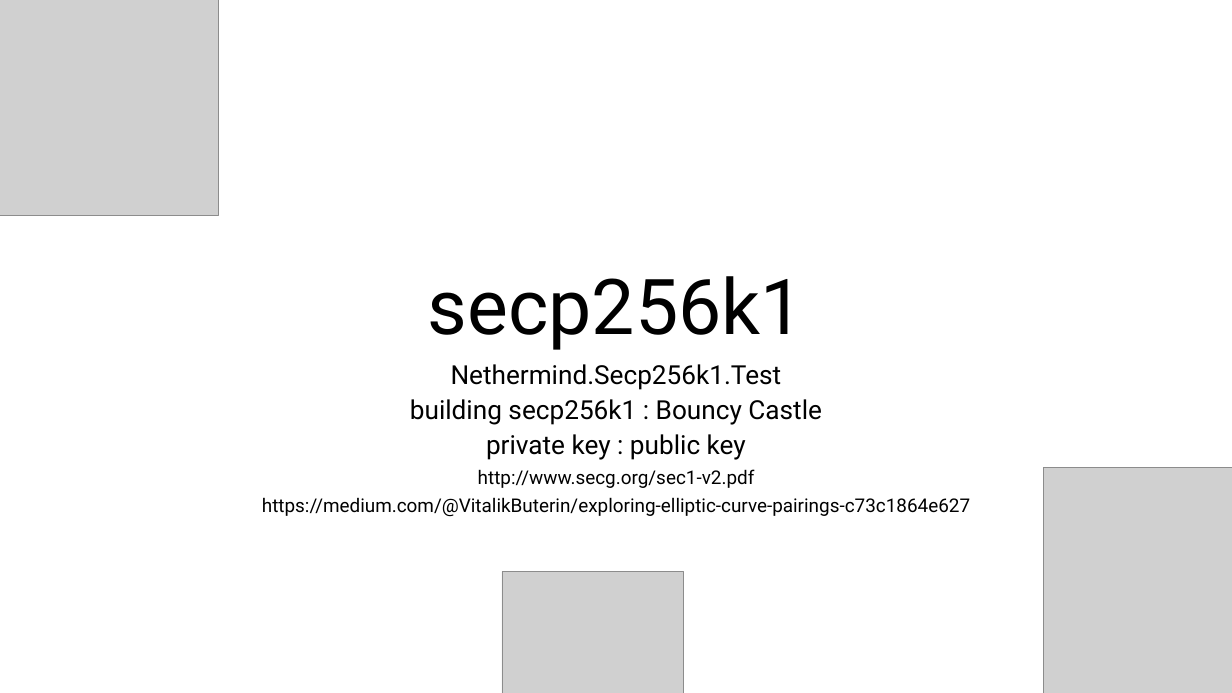
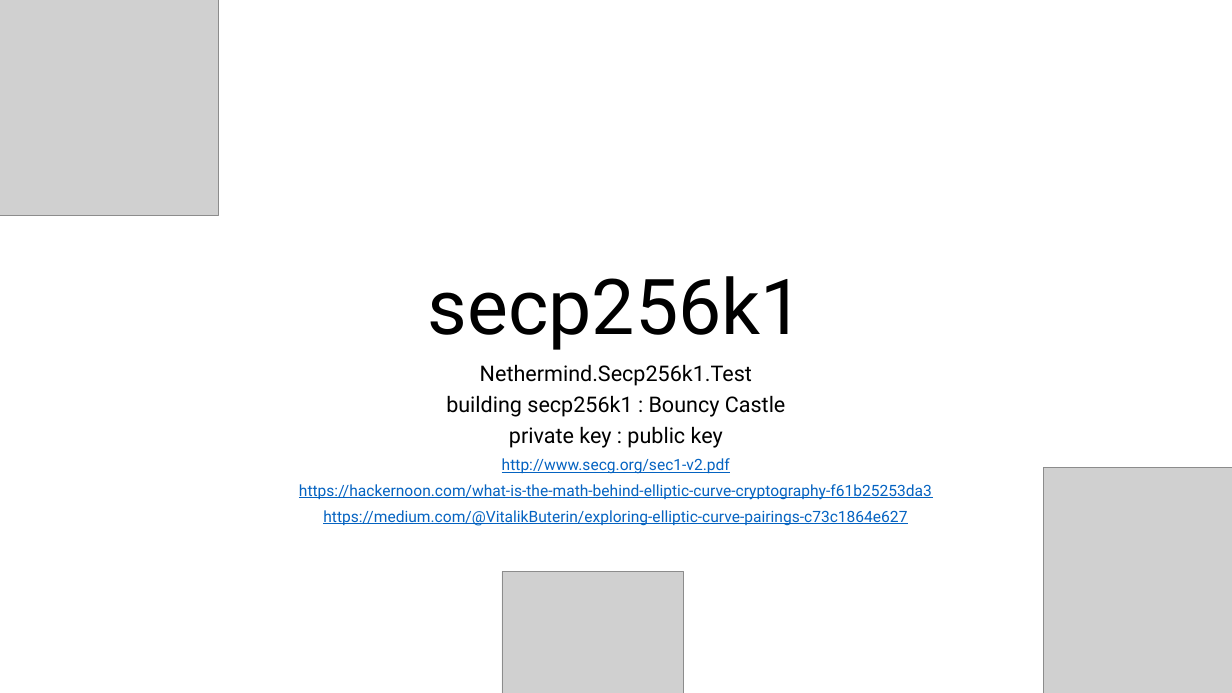
Before and after one commit to StateProof/nethermind, a slide deck: slide 5 of src/Nethermind/Workshop.pptx. Drawn at 1232x693 pixels with LibreOffice and Linux fonts; fonts in the diff are those of the drawing; grey boxes stand for pictures. Boxes give left, top, right and bottom in pixels: in the first picture for what was removed or moved away, otherwise in the second. Text is boxed around its words. In the diff, an @@ line names an element or a change of style, - is before the commit and + after.

```diff
--- a/src/Nethermind/Workshop.pptx
+++ b/src/Nethermind/Workshop.pptx
@@ subtitle at [323, 364, 907, 526]: size 30.6 to 25.2 pt in "Nethermind.Secp256k1.Test", "building secp256k1 : Bouncy Castle", "private key : public key"; size 22.1 to 18.2 pt, text colour #000000 to #0563C1, underline on in "http://www.secg.org/sec1-v2.pdf", "https://medium.com/@VitalikButerin/exploring-elliptic-curve- ..." @@
@@ subtitle at [299, 484, 932, 500]: paragraph added @@
+https://hackernoon.com/what-is-the-math-behind-elliptic-curve-cryptography-f61b25253da3
```
Also in this commit, not shown: 5 other slides changed, 1 slide added, 3 other files.
